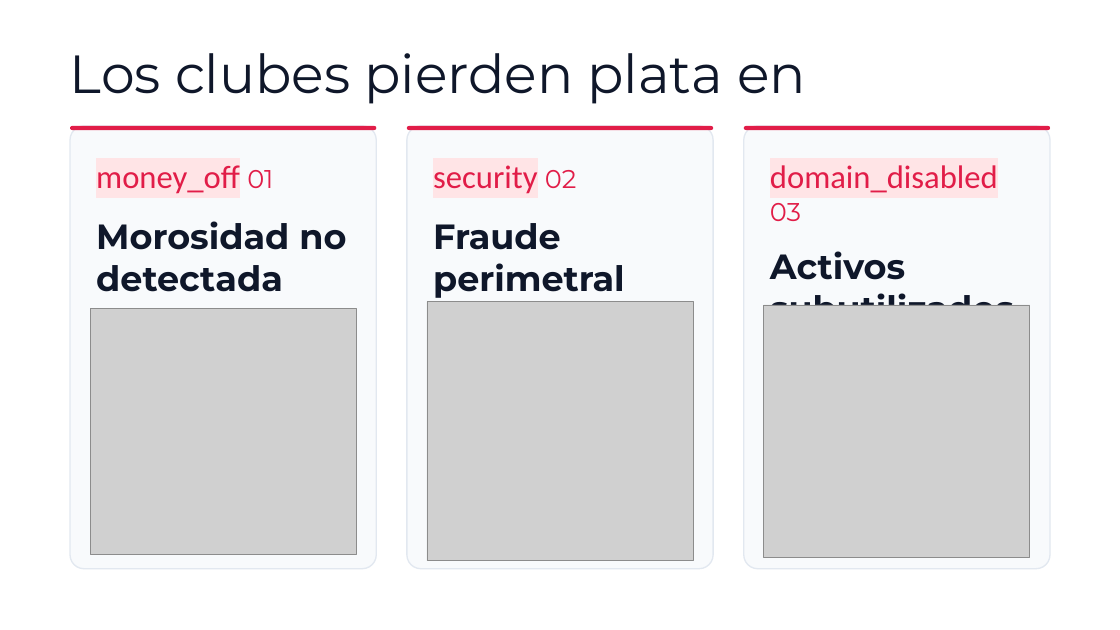
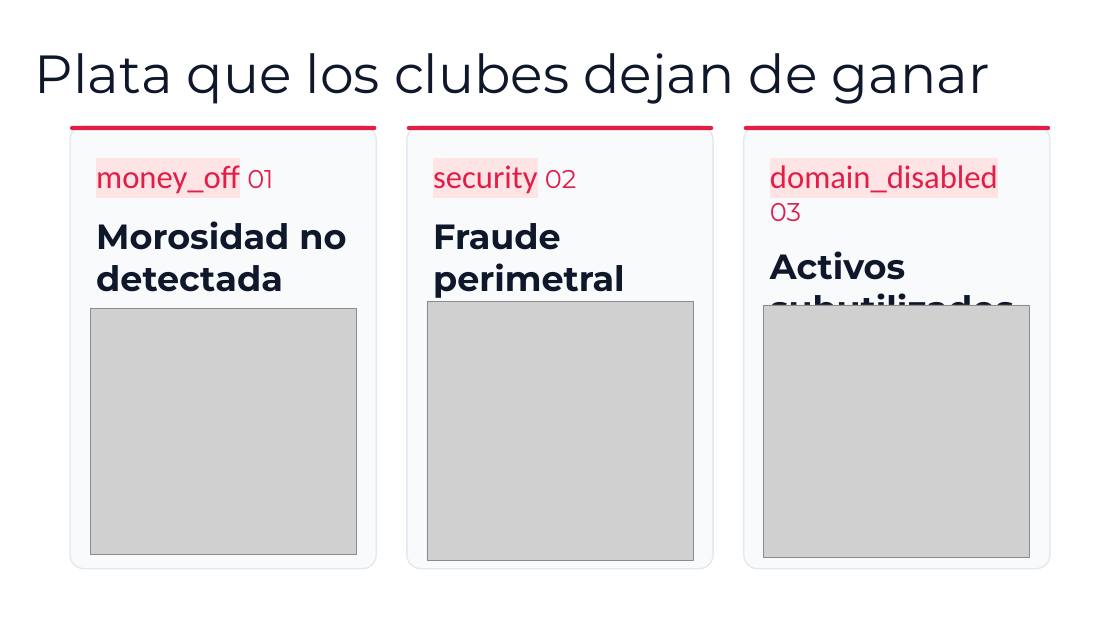
Before and after one commit to TrabajoProfesional-AGGZ/documentacion, a slide deck: slide 5 of entrega_final/defensa/Presentacion_SocioUnido.pptx. Drawn at 1120x630 pixels with LibreOffice and Linux fonts; fonts in the diff are those of the drawing; grey boxes stand for pictures; background and template pictures are left out. Boxes give left, top, right and bottom in pixels: in the first picture for what was removed or moved away, otherwise in the second. Text is boxed around its words. In the diff, an @@ line names an element or a change of style, - is before the commit and + after.

```diff
--- a/entrega_final/defensa/Presentacion_SocioUnido.pptx
+++ b/entrega_final/defensa/Presentacion_SocioUnido.pptx
@@ text at bbox=[35, 53, 990, 104]: text changed @@
-Los clubes pierden plata en
+Plata que los clubes dejan de ganar
```
Also in this commit, not shown: 2 other slides changed, 4 other files.
